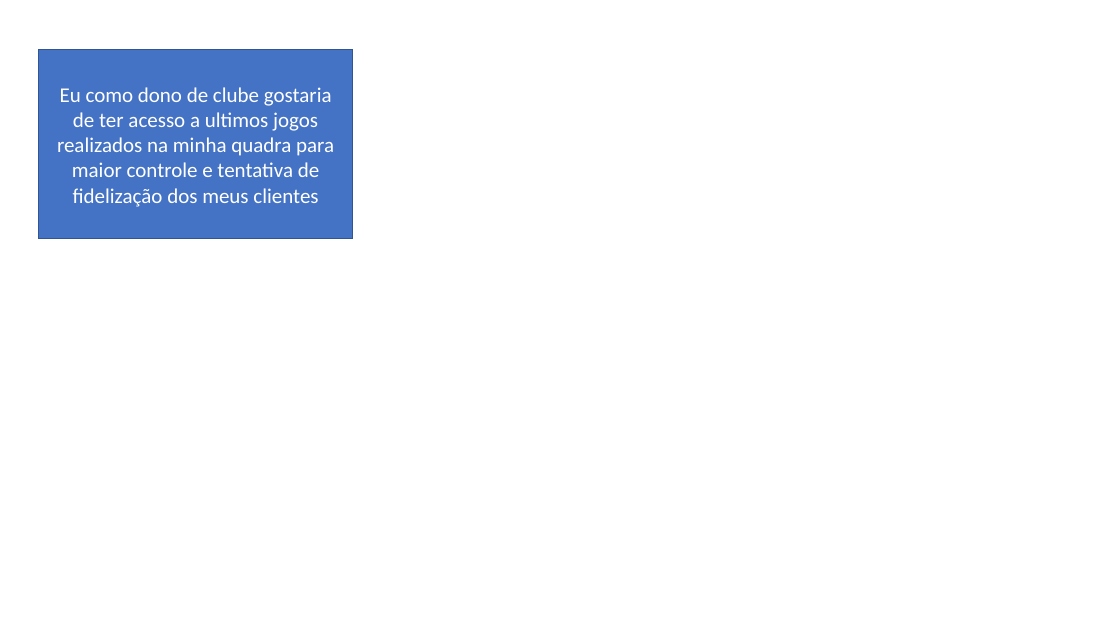
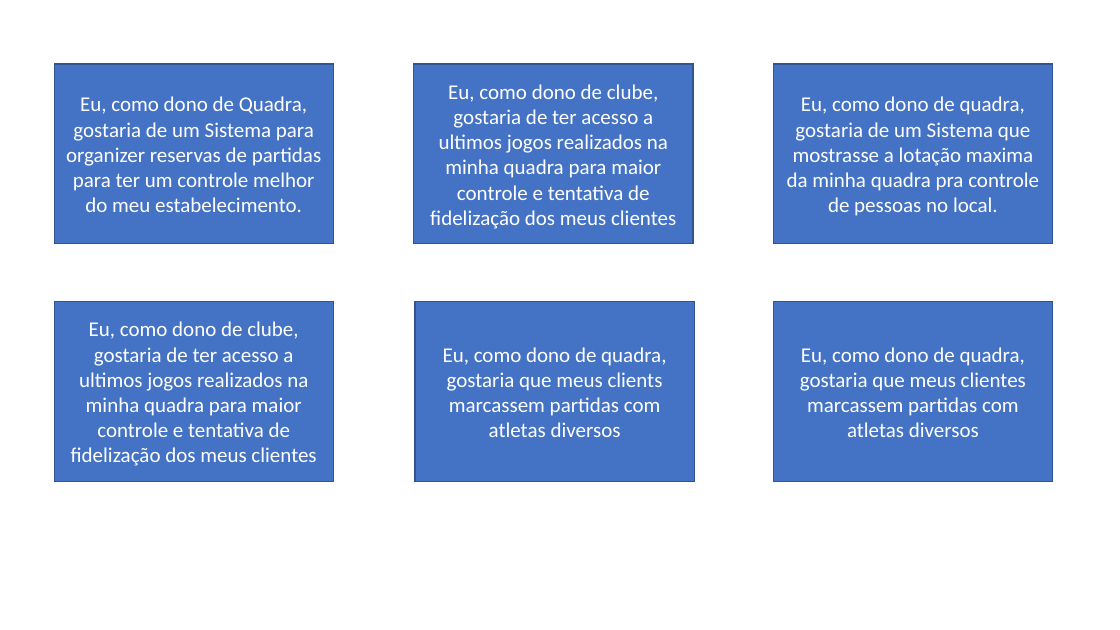
Before and after one commit to luizberto/grupo3-provisorio, a slide deck: slide 1 of Documentação/users stories ppt.pptx (slide 2 before the commit). Drawn at 1120x630 pixels with LibreOffice and Linux fonts; fonts in the diff are those of the drawing. Boxes give left, top, right and bottom in pixels: in the first picture for what was removed or moved away, otherwise in the second. Text is boxed around its words. In the diff, an @@ line names an element or a change of style, - is before the commit and + after.

```diff
--- a/Documentação/users stories ppt.pptx
+++ b/Documentação/users stories ppt.pptx
@@ rectangle added at [54, 64, 334, 244], fill #4472C4, outline #325491 1 pt, 18 pt, text #FFFFFF @@
+Eu, como dono de Quadra, gostaria de um Sistema para organizer reservas de partidas para ter um controle melhor do meu estabelecimento.
@@ rectangle "Eu, como dono de clube, ...": place and size @@
-rectangle "Eu, como dono de clube, ..." at [39, 50, 353, 239]
+rectangle "Eu, como dono de clube, ..." at [414, 64, 694, 244]
@@ text in rectangle at [430, 84, 676, 229]: text changed @@
-Eu como dono de clube gostaria de ter acesso a ultimos jogos realizados na minha quadra para maior controle e tentativa de fidelização dos meus clientes
+Eu, como dono de clube, gostaria de ter acesso a ultimos jogos realizados na minha quadra para maior controle e tentativa de fidelização dos meus clientes
@@ rectangle added at [774, 64, 1054, 244], fill #4472C4, outline #325491 1 pt, 18 pt, text #FFFFFF @@
+Eu, como dono de quadra, gostaria de um Sistema que mostrasse a lotação maxima da minha quadra pra controle de pessoas no local.
@@ rectangle added at [54, 302, 334, 481], fill #4472C4, outline #325491 1 pt, 18 pt, text #FFFFFF @@
+Eu, como dono de clube, gostaria de ter acesso a ultimos jogos realizados na minha quadra para maior controle e tentativa de fidelização dos meus clientes
@@ rectangle added at [415, 302, 695, 481], fill #4472C4, outline #325491 1 pt, 18 pt, text #FFFFFF @@
+Eu, como dono de quadra, gostaria que meus clients marcassem partidas com atletas diversos
@@ rectangle added at [774, 302, 1054, 481], fill #4472C4, outline #325491 1 pt, 18 pt, text #FFFFFF @@
+Eu, como dono de quadra, gostaria que meus clientes marcassem partidas com atletas diversos
```
Also in this commit, not shown: 1 slide added, 1 slide removed.
